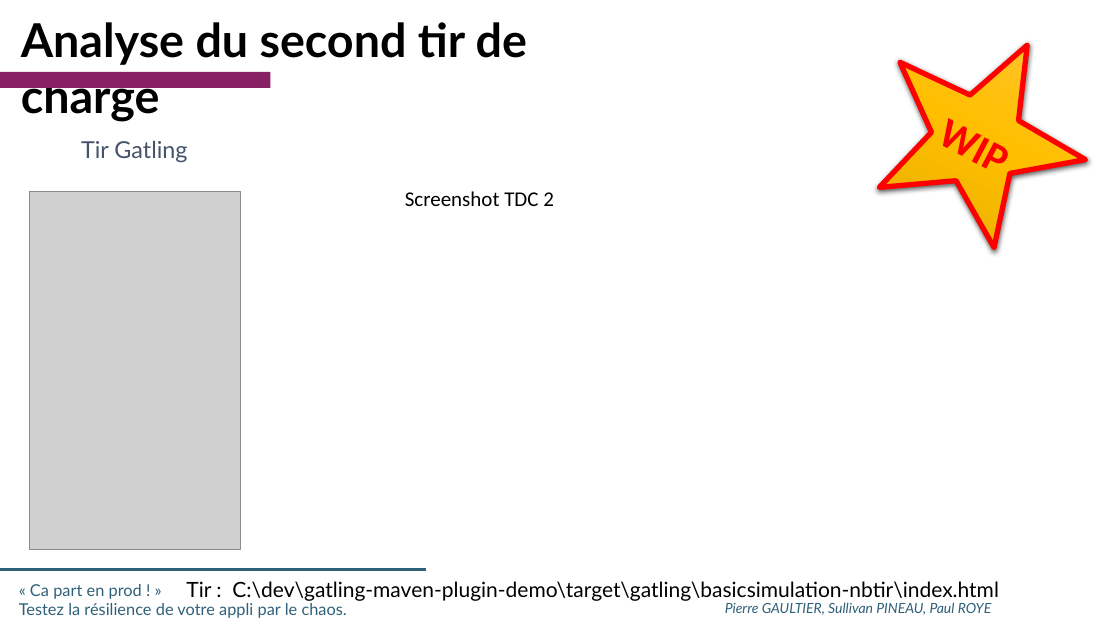
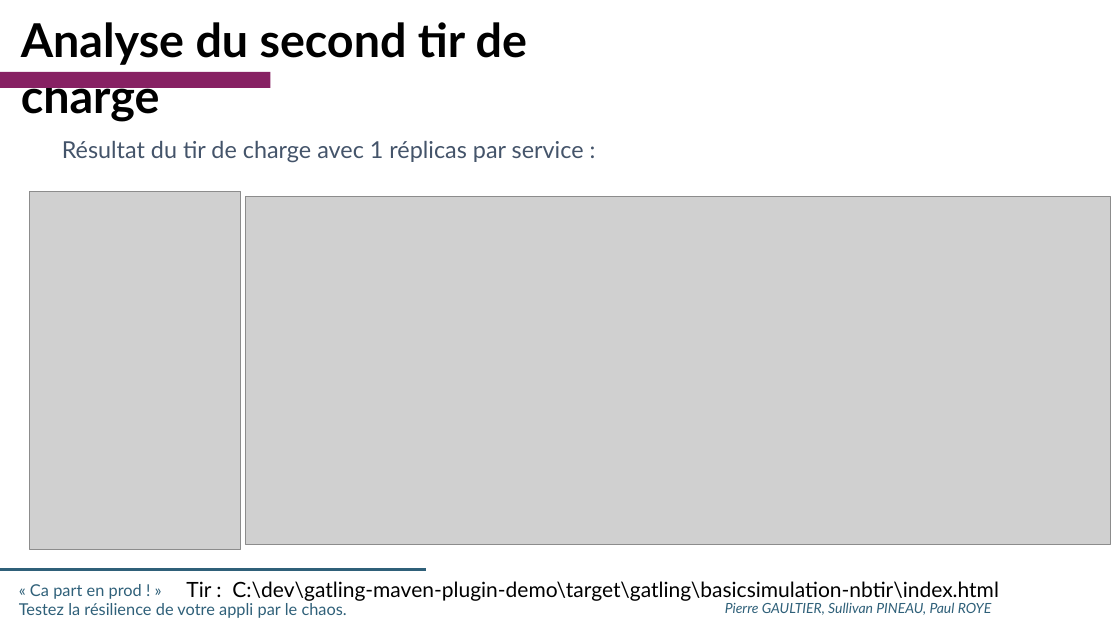
Before and after one commit to SII-Codelab-Chaos/Codelab-Chaos-TP, a slide deck: slide 22 of Hands-On -Chaos - SLIDES.pptx. Drawn at 1120x630 pixels with LibreOffice and Linux fonts; fonts in the diff are those of the drawing; grey boxes stand for pictures; background and template pictures are left out. Boxes give left, top, right and bottom in pixels: in the first picture for what was removed or moved away, otherwise in the second. Text is boxed around its words. In the diff, an @@ line names an element or a change of style, - is before the commit and + after.

```diff
--- a/Hands-On -Chaos - SLIDES.pptx
+++ b/Hands-On -Chaos - SLIDES.pptx
@@ star removed at [844,0,1120,266] @@
-WIP
@@ text at [62,141,584,163]: text changed @@
-Tir Gatling
+Résultat du tir de charge avec 1 réplicas par service :
@@ picture added at [246,197,1111,544] @@
@@ text removed at [405,191,554,206] @@
-Screenshot TDC 2
```
Also in this commit, not shown: 3 other slides changed, 1 slide added.
